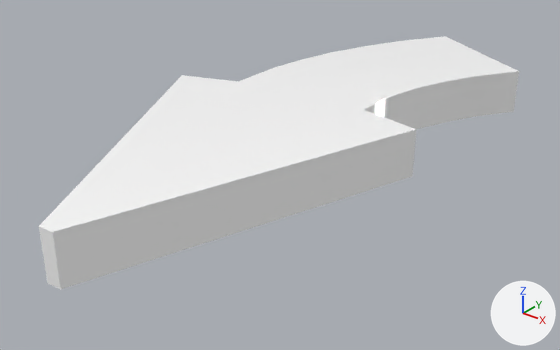
The FBX model Assets/Art/arrow_ccw_01.fbx: old version first, new version second.
Rendered twice from a 50 mm lens placed at (0.994, -1.274, 0.654), pointed at (0.016, -0.051, -0.104). The axes (+X, +Y, +Z) are drawn at lower right. The lights are the same throughout. The older version comes first. Where no turn or scale is listed for an object, it has been applied to the vertices.

Names of what the first picture shows: 'arrow_ccw_01'.
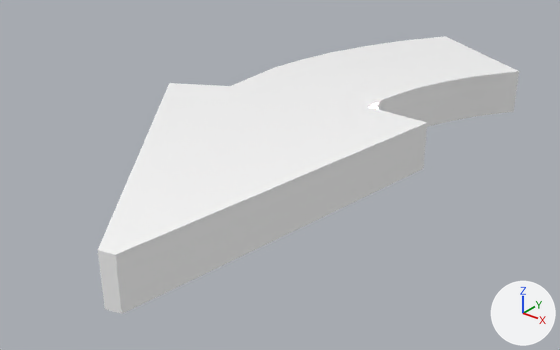
Commit message: arrows adjusted

Edits to the bpy script that builds the scene:
```text
Change me_mesh:
    used by ob_arrow_ccw_01; location = (0.0, 0.0, 0.0)
    remove me_mesh.from_pydata(...)  # 36 vertices, 34 faces; spans x -0.312..0.312, y -0.683..0.683, z -0.053..0.053
    add me_mesh.from_pydata(...)  # 36 vertices, 34 faces; spans x -0.294..0.312, y -0.672..0.683, z -0.053..0.053
    me_mesh part 1: all 12 vertices in x -0.312..0.301, y -0.683..0.058, z -0.053..0.053 are turned 10 degrees about the z axis through their middle, then moved by (0.064, -0.002, 0.0)
```

What differs and where, as boxes (x1, y1, x2, y2) in the pictures (560 x 350 px; the box of a moved part takes in the faces that stretch with it):
'arrow_ccw_01', reshaped (12% narrower, 10% taller)
    before: (39, 36, 519, 289)
    after: (98, 36, 519, 314)
part 1 of me_mesh, moved or reshaped
    before: (39, 72, 416, 289)
    after: (98, 72, 427, 314)
